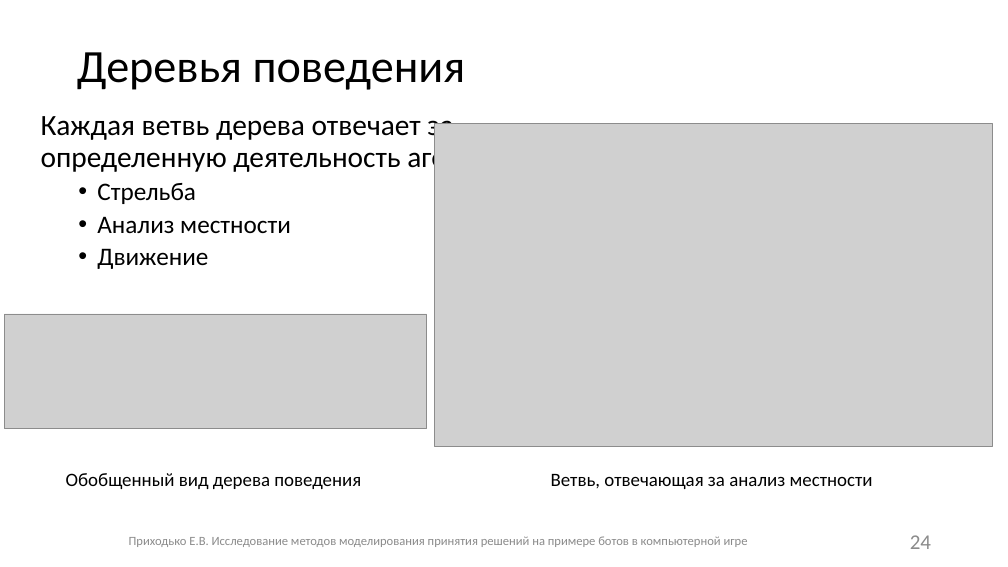
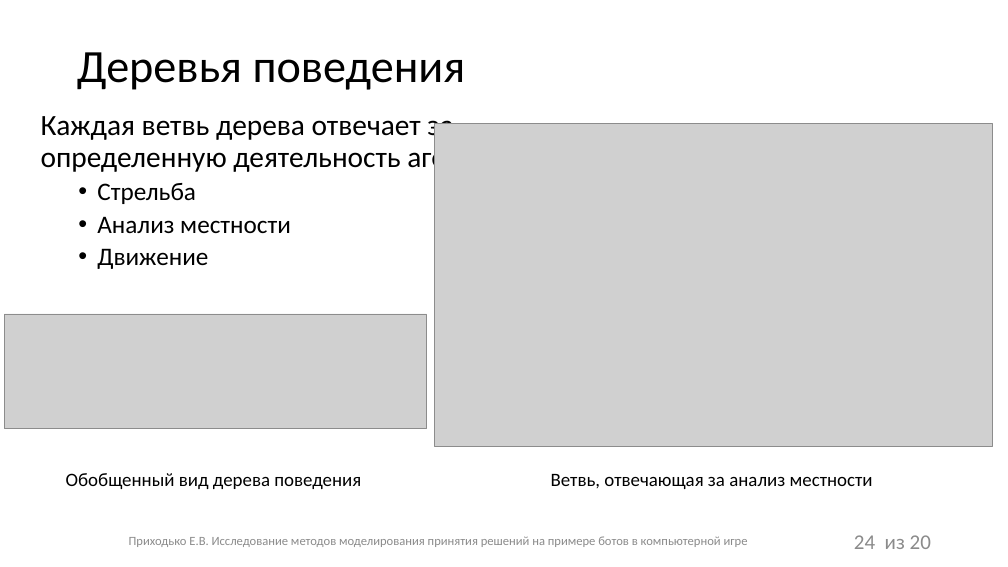
Before and after one commit to Fck-r-sns/Game_AI_thesis, a slide deck: slide 24 of Презентация.pptx. Drawn at 1008x567 pixels with LibreOffice and Linux fonts; fonts in the diff are those of the drawing; grey boxes stand for pictures. Boxes give left, top, right and bottom in pixels: in the first picture for what was removed or moved away, otherwise in the second. Text is boxed around its words. In the diff, an @@ line names an element or a change of style, - is before the commit and + after.

```diff
--- a/Презентация.pptx
+++ b/Презентация.pptx
@@ page number: place and size @@
-page number at box(910, 535, 931, 549)
+page number at box(854, 535, 875, 549)
@@ text added at box(885, 535, 931, 549), 20 pt, text #8C8C8C @@
+из 20
```
Also in this commit, not shown: 24 other slides changed, 1 other file.
